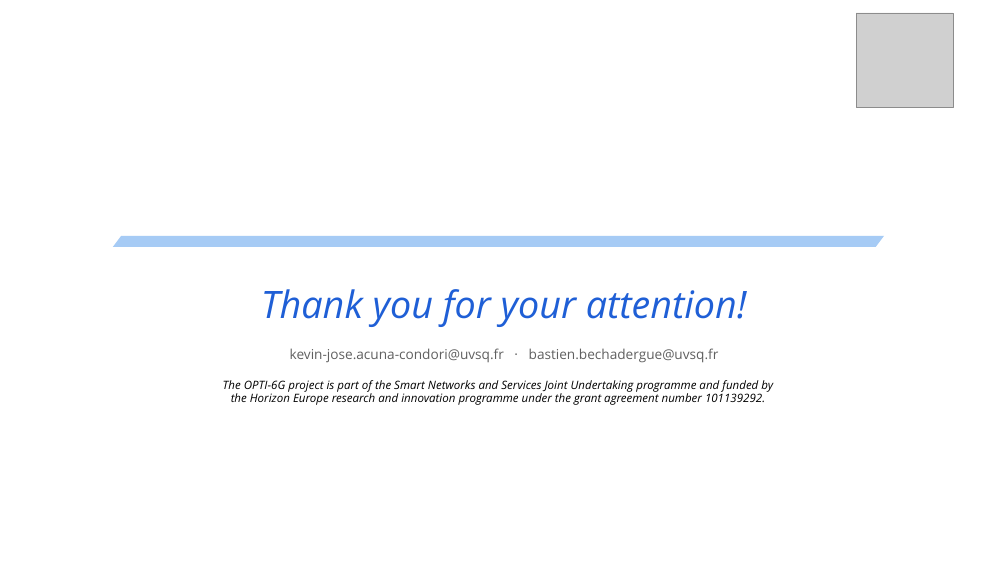
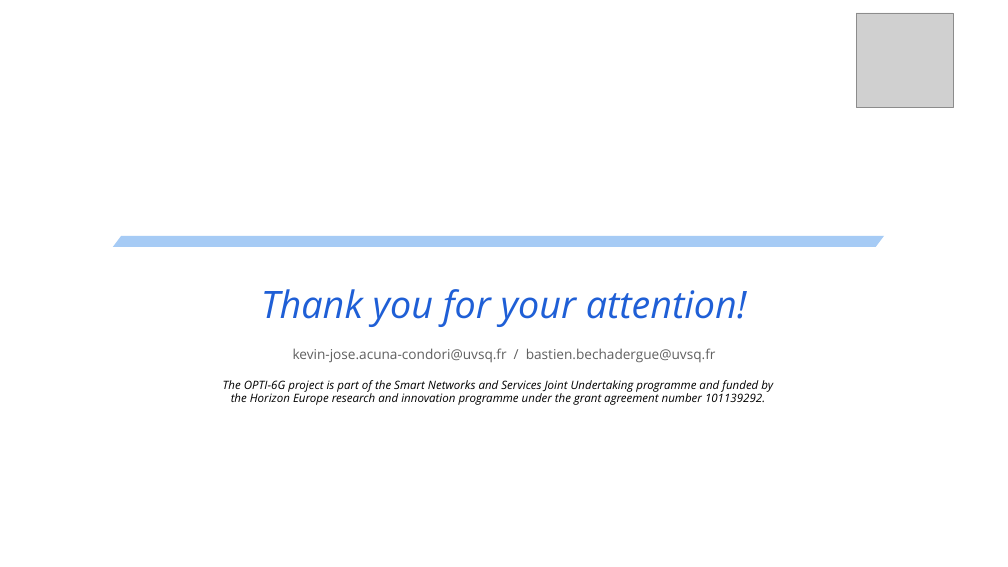
Before and after one commit to kevin-acuna/simulation_VLP, a slide deck: slide 17 of OPTI-6G/ArchWG_Presentation/OPTI-6G_ArchWG_Beamsteering_Positioning_UVSQ_2026-11-20.pptx (slide 18 before the commit). Drawn at 1008x567 pixels with LibreOffice and Linux fonts; fonts in the diff are those of the drawing; grey boxes stand for pictures; background and template pictures are left out. Boxes give left, top, right and bottom in pixels: in the first picture for what was removed or moved away, otherwise in the second. Text is boxed around its words. In the diff, an @@ line names an element or a change of style, - is before the commit and + after.

```diff
--- a/OPTI-6G/ArchWG_Presentation/OPTI-6G_ArchWG_Beamsteering_Positioning_UVSQ_2026-11-20.pptx
+++ b/OPTI-6G/ArchWG_Presentation/OPTI-6G_ArchWG_Beamsteering_Positioning_UVSQ_2026-11-20.pptx
@@ text at (293,348,716,362): text changed @@
-kevin-jose.acuna-condori@uvsq.fr · bastien.bechadergue@uvsq.fr
+kevin-jose.acuna-condori@uvsq.fr / bastien.bechadergue@uvsq.fr
```
Also in this commit, not shown: 15 other slides changed, 1 slide added, 2 slides removed, 41 other files.
